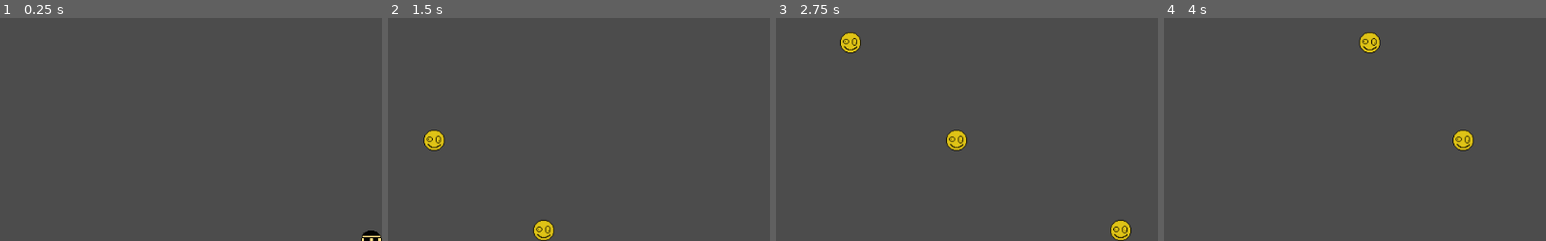
Above: before the commit, frames 1-4 (left to right).
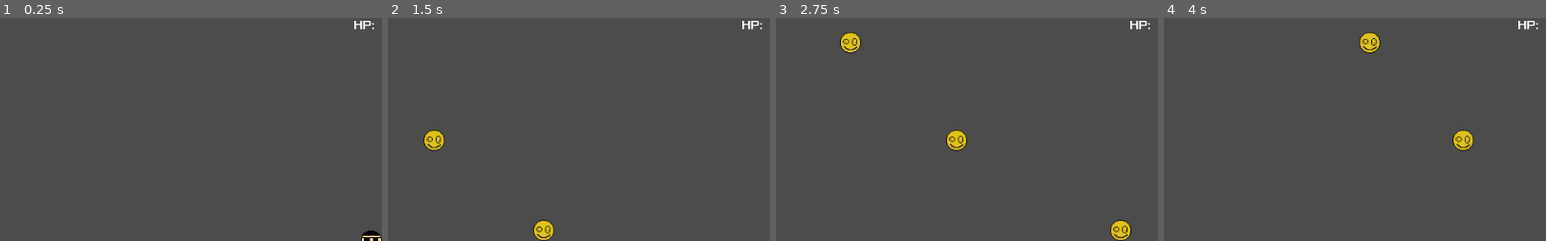
Above: after the commit, the same moments.

Repository: amandodaw/InitialFiles
Game: Godot game, scene res://Scenes/World.tscn
The game is run twice, just before and just after one commit, with the same random seed, the same clock (stepped at 60 frames per second) and the same inputs.
Inputs:
- Up to frame 1 (0.25 s): no input
- Up to frame 2 (1.5 s): tap Enter at 0.5 s; hold Right (ui_right) 0.53-1.28 s; tap D (d) at 0.6, 1.35 s; hold Down (ui_down) from 1.28 s (still down)
- Up to frame 3 (2.75 s): release Down (ui_down) at 2.03 s; hold Right (ui_right) from 2.03 s (still down); tap D (d) at 2.1 s
- Up to frame 4 (4 s): release Right (ui_right) at 2.78 s; hold Up (ui_up) 2.78-3.53 s; tap D (d) at 2.85, 3.6 s; hold Left (ui_left) from 3.53 s (still down)
The pictures show only the part of the screen within x 1-51%, y 0-50%; the shares and areas given below are measured in that part.

The runs differ from the first frame. In frame 1, 0.1% of the frame differs, in the area x 92-98%, y 1-6%; in frame 2, 0.1%; in frame 3, 0.1%; in frame 4, 0.1%.

Commit message:
Añadido HP y contador
Los enemigos envían una señal a World para activar el método que resta HP ¿Es la mejor forma de hacerlo?

Diff:
--- /dev/null
+++ b/Initial Files/Scenes/HUD.tscn
@@ -0,0 +1,3 @@
+[gd_scene format=2]
+
+[node name="HUD" type="CanvasLayer"]
--- a/Initial Files/Scenes/Mob.tscn
+++ b/Initial Files/Scenes/Mob.tscn
@@ -26,5 +26,8 @@
 [node name="CollisionShape2D" type="CollisionShape2D" parent="Area2D"]
 shape = SubResource( 1 )
 
+[node name="VisibilityNotifier2D" type="VisibilityNotifier2D" parent="."]
+
 [connection signal="area_entered" from="Area2D" to="." method="_on_Area2D_area_entered"]
 [connection signal="body_entered" from="Area2D" to="." method="_on_Area2D_body_entered"]
+[connection signal="screen_exited" from="VisibilityNotifier2D" to="." method="_on_VisibilityNotifier2D_screen_exited"]
--- a/Initial Files/Scenes/World.tscn
+++ b/Initial Files/Scenes/World.tscn
@@ -1,12 +1,16 @@
-[gd_scene load_steps=4 format=2]
+[gd_scene load_steps=6 format=2]
 
 [ext_resource path="res://Scenes/Player.tscn" type="PackedScene" id=1]
 [ext_resource path="res://Scripts/World.gd" type="Script" id=2]
+[ext_resource path="res://Xolonium-Regular.ttf" type="DynamicFontData" id=3]
 
 [sub_resource type="Curve2D" id=1]
 _data = {
 "points": PoolVector2Array( 0, 0, 0, 0, 0, 0, 0, 0, 0, 0, 0, 600 )
 }
+
+[sub_resource type="DynamicFont" id=2]
+font_data = ExtResource( 3 )
 
 [node name="World" type="Node"]
 script = ExtResource( 2 )
@@ -23,4 +27,13 @@
 wait_time = 0.5
 autostart = true
 
+[node name="HPLabel" type="Label" parent="."]
+anchor_left = 0.5
+anchor_right = 0.5
+margin_left = -24.0
+margin_right = 20.0
+margin_bottom = 20.0
+custom_fonts/font = SubResource( 2 )
+text = "HP: "
+
 [connection signal="timeout" from="MobTimer" to="." method="_on_MobTimer_timeout"]
--- a/Initial Files/Scripts/Mob.gd
+++ b/Initial Files/Scripts/Mob.gd
@@ -1,4 +1,8 @@
 extends RigidBody2D
+signal damage
+
+func _ready():
+	connect("damage", get_parent(), "get_hit")
 
 func _on_Area2D_body_entered(body):
 	if body != self:
@@ -7,3 +11,7 @@
 
 func _on_Area2D_area_entered(area):
 	queue_free()
+
+
+func _on_VisibilityNotifier2D_screen_exited():
+	emit_signal("damage")
--- a/Initial Files/Scripts/World.gd
+++ b/Initial Files/Scripts/World.gd
@@ -1,6 +1,7 @@
 extends Node
 
 onready var mob_scene = load("res://Scenes/Mob.tscn")
+var hp = 100
 
 func _on_MobTimer_timeout():
 	# Create a new instance of the Mob scene.
@@ -21,3 +22,7 @@
 
 	# Spawn the mob by adding it to the Main scene.
 	add_child(mob)
+
+func get_hit():
+	hp -= 1
+	$HPLabel.text = "HP: " + str(hp)
Binary file added: Initial Files/Xolonium-Regular.ttf
